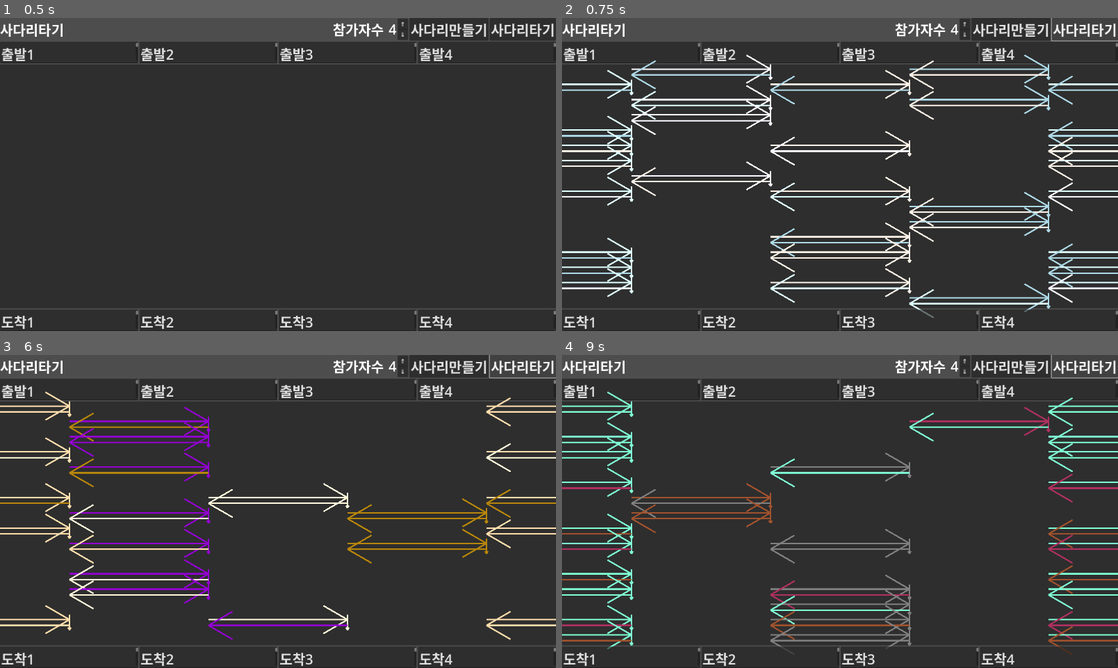
Above: before the commit, frames 1-4 (two rows, left to right).
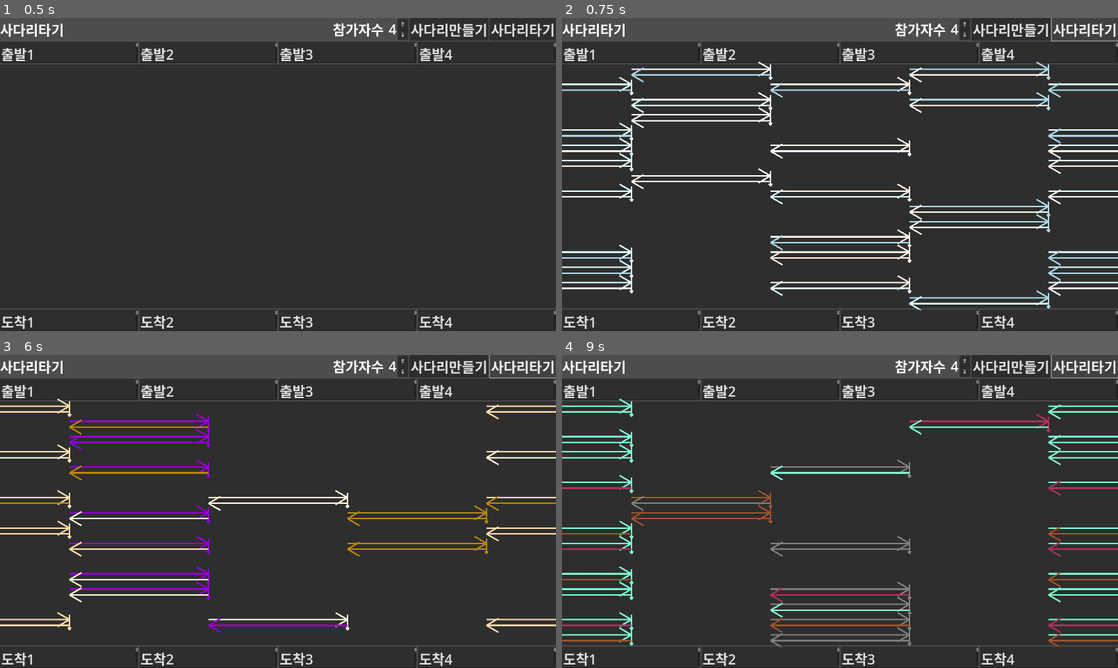
Above: after the commit, the same moments.

Repository: kasworld/gd4laddergame
Game: Godot game, scene res://사다리타기.tscn
Same seed, same stepped clock (60 frames per second), same inputs: the game is played once before the commit and once after it.
Inputs:
- Up to frame 1 (0.5 s): no input
- Up to frame 2 (0.75 s): click "사다리타기" at 0.5 s
- Up to frame 3 (6 s): click "⇑" at 1.25 s; click "⇓" at 2 s; click "사다리만들기" at 2.75 s; click "⇑" at 3.5 s; click "⇓" at 4.25 s; click "사다리만들기" at 5 s; click "사다리타기" at 5.75 s
- Up to frame 4 (9 s): click "⇑" at 6.5 s; click "⇓" at 7.25 s; click "사다리만들기" at 8 s; click "사다리타기" at 8.75 s

Frame 1 is identical in both runs. In frame 2, 1.3% of the frame differs, in the area x 8-92%, y 11-96%; in frame 3, 0.9%; in frame 4, 1.0%.

Commit message:
가로화살표 수정정

Diff:
--- a/arrow/arrow.gd
+++ b/arrow/arrow.gd
@@ -4,7 +4,7 @@
 var wing_rate :float = 0.2
 var wing_rotate :float = PI/6
 
-func init_wing(rate :float, rot :float ) -> void:
+func init_wing(rate :float, rot :float = PI/6 ) -> void:
 	wing_rate = rate
 	wing_rotate = rot
 
--- a/사다리타기.gd
+++ b/사다리타기.gd
@@ -117,12 +117,14 @@
 			사다리풀이.add_child(세로줄)
 
 			var 가로줄 = 화살표.instantiate()
+			가로줄.init_wing(0.1)
 			var shift = -2 * 간격.y/10
 			가로줄.init_2_point(가로줄위치(x,y,shift), 가로줄위치(x+1,y,shift),참가자색[참가번호],간격.y/10)
 			사다리풀이.add_child(가로줄)
 
 			참가번호 = 사다리풀이자료[x%n][y][1]
 			가로줄 = 화살표.instantiate()
+			가로줄.init_wing(0.1)
 			shift = 2 * 간격.y/10
 			가로줄.init_2_point(가로줄위치(x+1,y,shift), 가로줄위치(x,y,shift),참가자색[참가번호],간격.y/10)
 			사다리풀이.add_child(가로줄)
